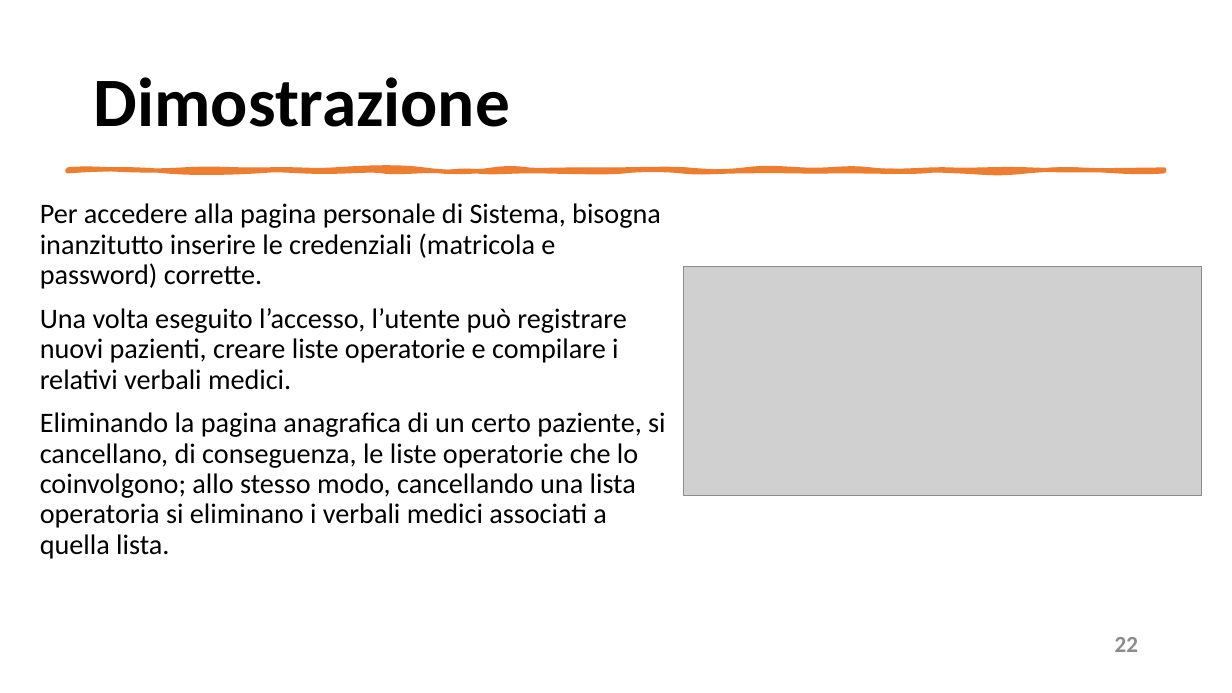
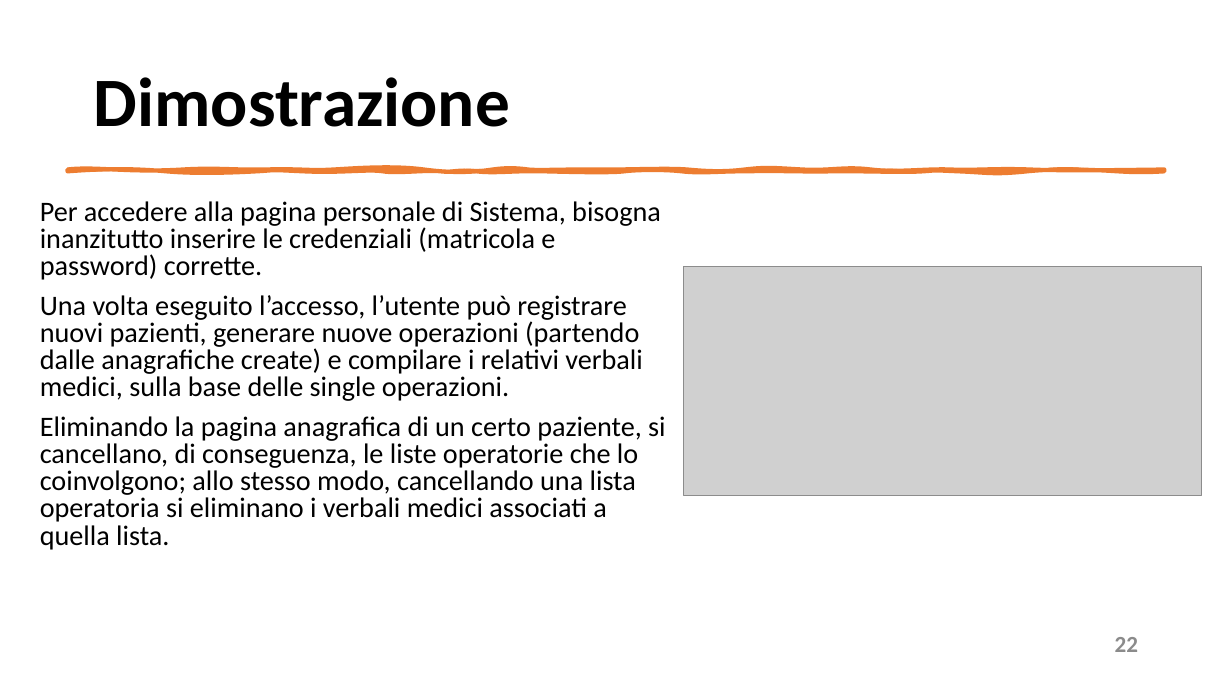
Before and after one commit to mangilimatteo/Progetto_Ingegneria_Software_Cattaneo_Mangili_Saini, a slide deck: slide 22 of Presentazione/Presentazione_Progetto.pptx. Drawn at 1232x693 pixels with LibreOffice and Linux fonts; fonts in the diff are those of the drawing; grey boxes stand for pictures. Boxes give left, top, right and bottom in pixels: in the first picture for what was removed or moved away, otherwise in the second. Text is boxed around its words. In the diff, an @@ line names an element or a change of style, - is before the commit and + after.

```diff
--- a/Presentazione/Presentazione_Progetto.pptx
+++ b/Presentazione/Presentazione_Progetto.pptx
@@ text at (x1=40, y1=201, x2=665, y2=550): line spacing 0.9 to 0.8 @@
@@ text at (x1=40, y1=295, x2=643, y2=401): text changed @@
-Una volta eseguito l’accesso, l’utente può registrare nuovi pazienti, creare liste operatorie e compilare i relativi verbali medici.
+Una volta eseguito l’accesso, l’utente può registrare nuovi pazienti, generare nuove operazioni (partendo dalle anagrafiche create) e compilare i relativi verbali medici, sulla base delle single operazioni.
```
Also in this commit, not shown: 6 other slides changed.
